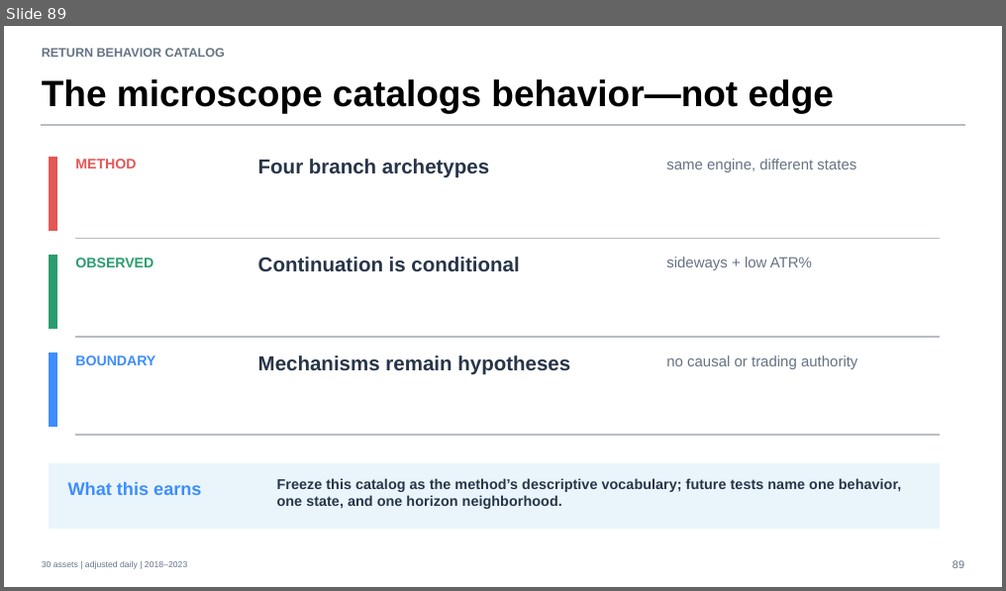
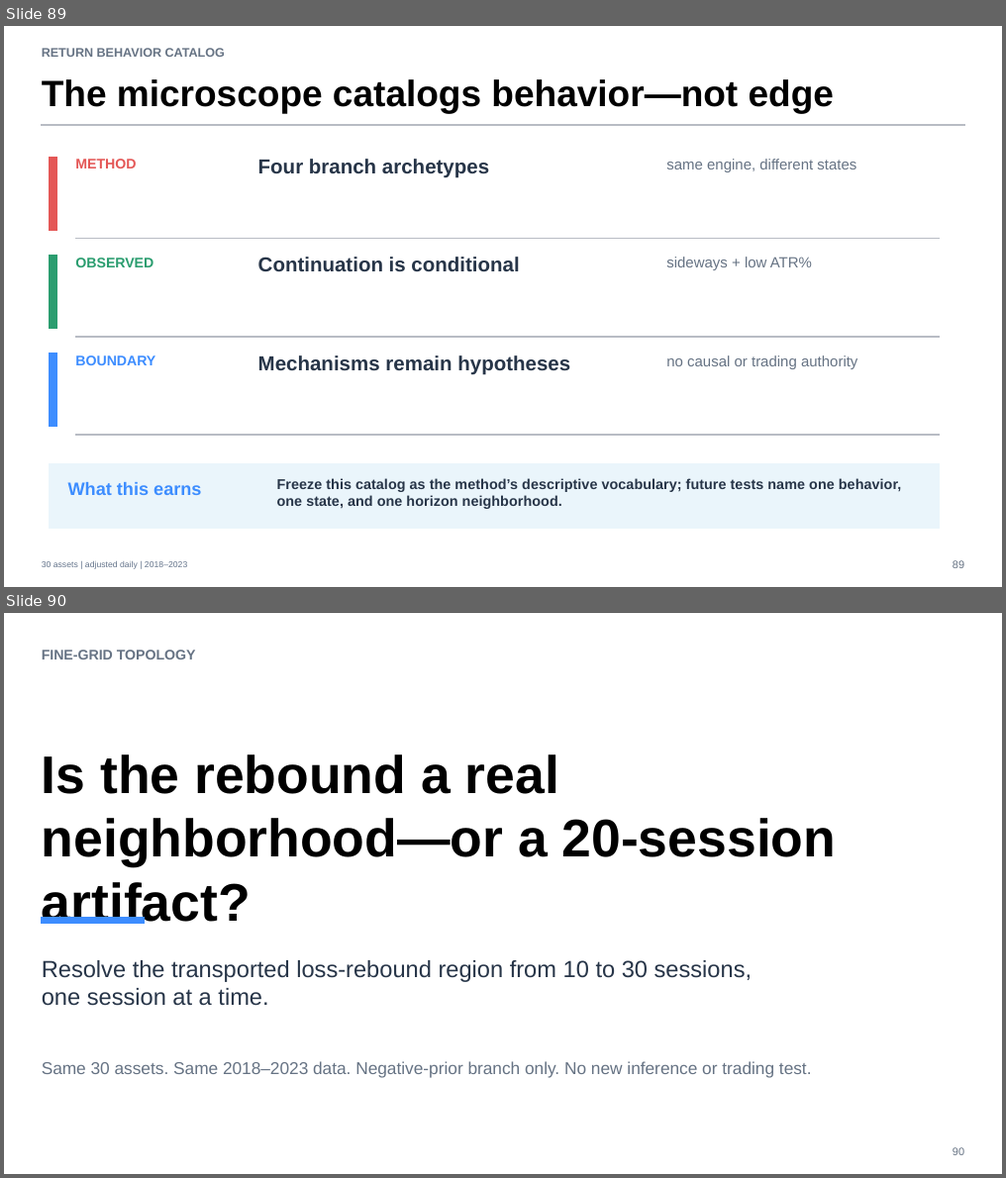
Before and after one commit to Francisc0Franc0/Time-Series-Modeling-Gen5, a slide deck: operator_hypothesis_lab/presentations/tsla_descriptive_microscope_evidence.pptx. Shown one above the other, each under a label of ours: slide 89 before the commit, slides 89 and 90 after it. The pictures are 1006x591 and 1006x1178 pixels, drawn with LibreOffice and Linux fonts; fonts in the diff are those of the drawing. Boxes give left, top, right and bottom in pixels: in the first picture for what was removed or moved away, otherwise in the second. Text is boxed around its words. In the diff, an @@ line names an element or a change of style, - is before the commit and + after.

Commit message:
Map loss-rebound fine-grid topology

```diff
--- a/operator_hypothesis_lab/presentations/tsla_descriptive_microscope_evidence.pptx
+++ b/operator_hypothesis_lab/presentations/tsla_descriptive_microscope_evidence.pptx
@@ slide 90 added at box(4, 613, 1002, 1174), background #FFFFFF @@
@@ text added at box(42, 650, 196, 660), 13.5 pt, text #667384, bold @@
+FINE-GRID TOPOLOGY
@@ text added at box(42, 755, 837, 866), 51 pt, text #000000, bold @@
+Is the rebound a real neighborhood—or a 20-session artifact?
@@ rectangle added at box(42, 917, 145, 923), fill #3D8DFF, outline #3D8DFF 0 pt @@
@@ text added at box(42, 960, 751, 1006), 22.5 pt, text #273548 @@
+Resolve the transported loss-rebound region from 10 to 30 sessions, one session at a time.
@@ text added at box(42, 1061, 812, 1078), 16.5 pt, text #667384 @@
+Same 30 assets. Same 2018–2023 data. Negative-prior branch only. No new inference or trading test.
@@ text added at box(952, 1148, 964, 1156), 10.5 pt, text #667384 @@
+90
```
Also in this commit, not shown: 7 other slides added, 6 other files.
